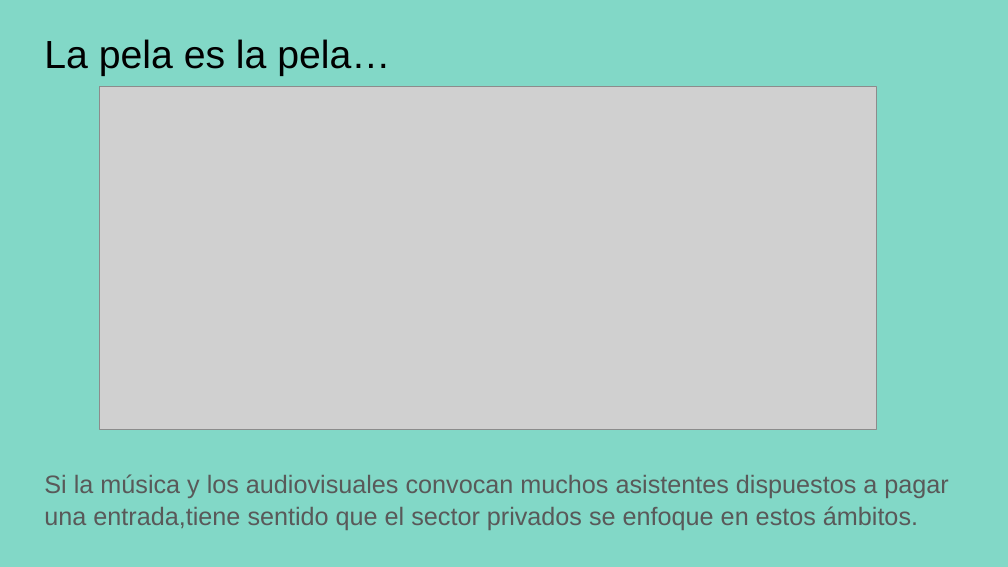
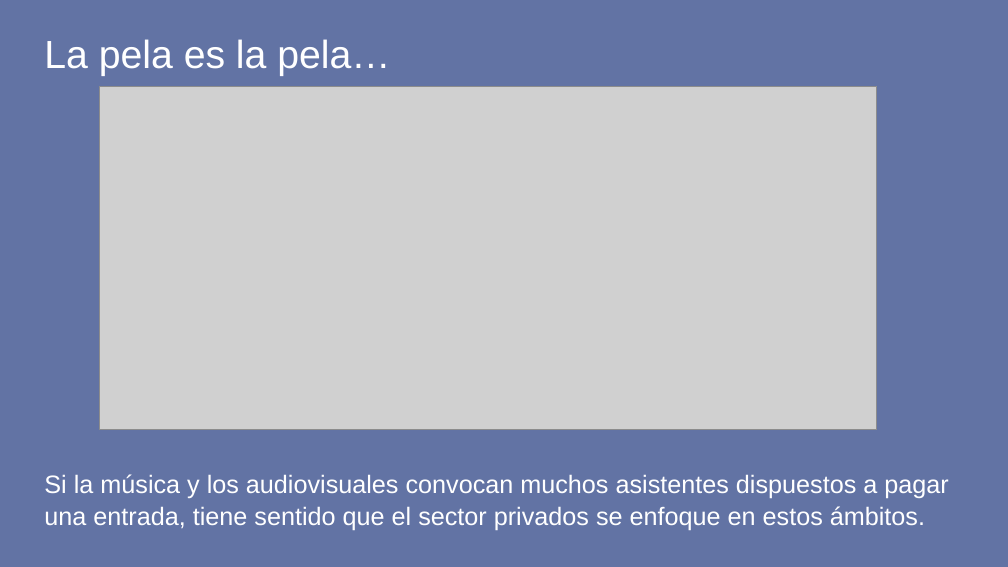
Before and after one commit to marosor/Festivales_Bcn, a slide deck: slide 18 of SRC/Presentacion_Como_cuanto_festivalea_Barcelona.pptx (slide 13 before the commit). Drawn at 1008x567 pixels with LibreOffice and Linux fonts; fonts in the diff are those of the drawing; grey boxes stand for pictures. Boxes give left, top, right and bottom in pixels: in the first picture for what was removed or moved away, otherwise in the second. Text is boxed around its words. In the diff, an @@ line names an element or a change of style, - is before the commit and + after.

```diff
--- a/SRC/Presentacion_Como_cuanto_festivalea_Barcelona.pptx
+++ b/SRC/Presentacion_Como_cuanto_festivalea_Barcelona.pptx
@@ background #82D8C7 to #6273A4 @@
@@ title "La pela es la pela…" at box(44, 39, 390, 76): text colour #000000 to #FFFFFF @@
@@ text at box(44, 474, 948, 530): text changed; text colour #595959 to #FFFFFF @@
-Si la música y los audiovisuales convocan muchos asistentes dispuestos a pagar una entrada,tiene sentido que el sector privados se enfoque en estos ámbitos.
+Si la música y los audiovisuales convocan muchos asistentes dispuestos a pagar una entrada, tiene sentido que el sector privados se enfoque en estos ámbitos.
```
Also in this commit, not shown: 12 other slides changed, 6 slides added.
